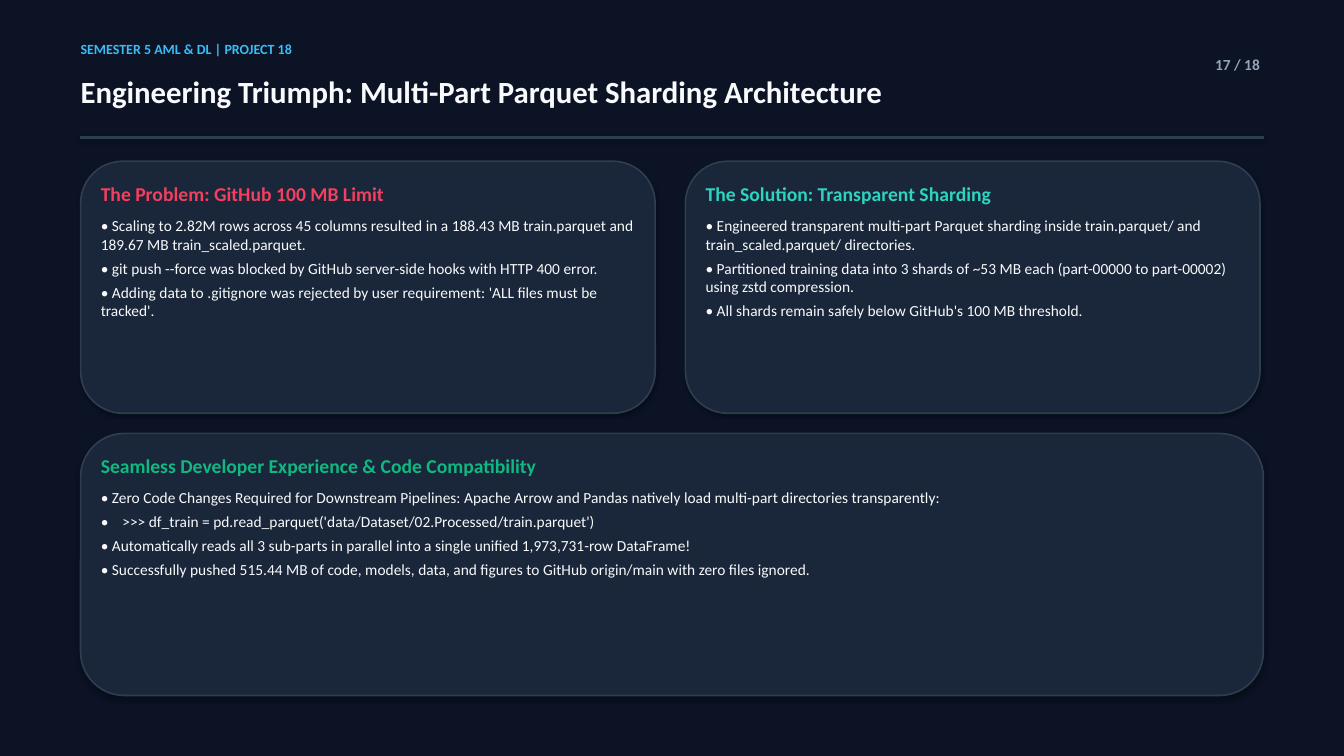
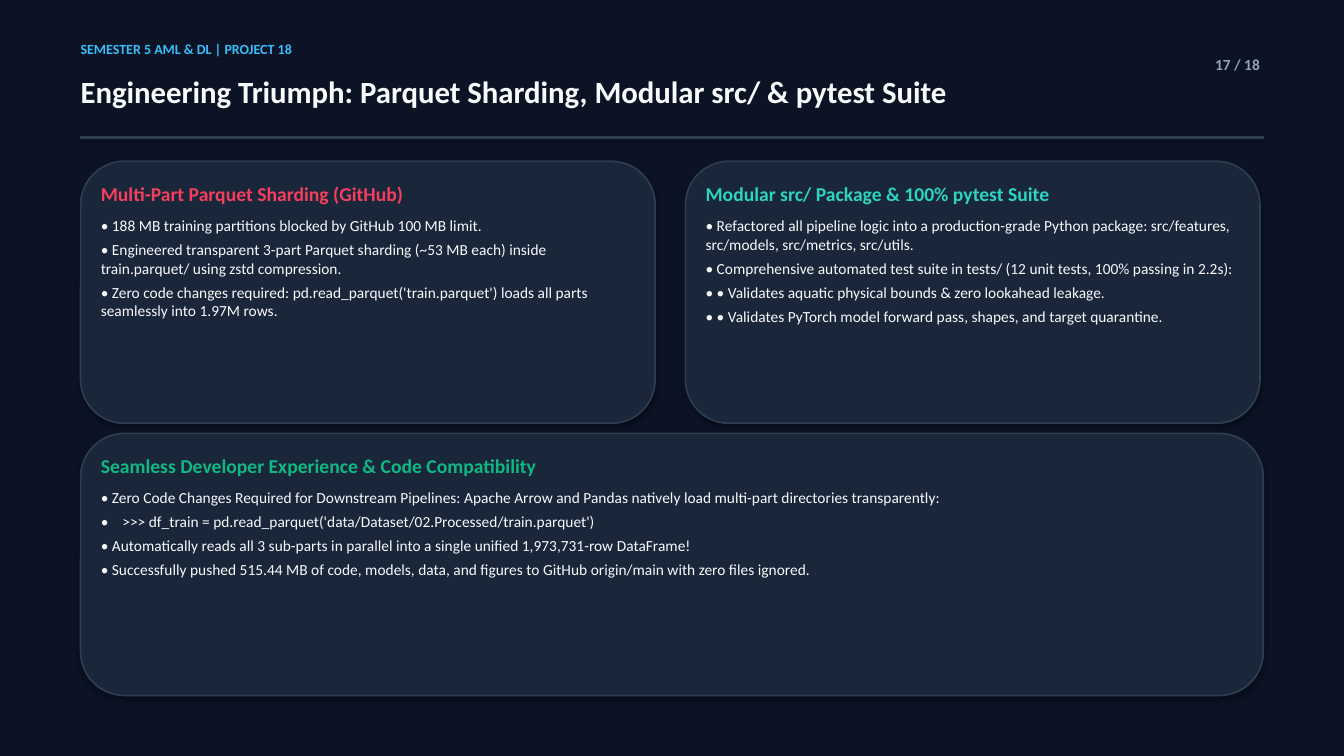
Before and after one commit to Amansoni045/Semester_5_AML_DL, a slide deck: slide 17 of reports/water_quality_presentation.pptx. Drawn at 1344x756 pixels with LibreOffice and Linux fonts; fonts in the diff are those of the drawing. Boxes give left, top, right and bottom in pixels: in the first picture for what was removed or moved away, otherwise in the second. Text is boxed around its words. In the diff, an @@ line names an element or a change of style, - is before the commit and + after.

Commit message:
feat: add modular src/ package, pytest test suite (12 tests), SHAP explainability, and probability calibration

```diff
--- a/reports/water_quality_presentation.pptx
+++ b/reports/water_quality_presentation.pptx
@@ text at (81,81,946,109): text changed @@
-Engineering Triumph: Multi-Part Parquet Sharding Architecture
+Engineering Triumph: Parquet Sharding, Modular src/ & pytest Suite
@@ rounded rectangle: place and size @@
-rounded rectangle at (81,161,655,413)
+rounded rectangle at (81,161,655,423)
@@ rounded rectangle: place and size @@
-rounded rectangle at (686,161,1260,413)
+rounded rectangle at (686,161,1260,423)
@@ text at (101,186,588,319): text changed @@
-The Problem: GitHub 100 MB Limit
-• Scaling to 2.82M rows across 45 columns resulted in a 188.43 MB train.parquet and 189.67 MB train_scaled.parquet.
-• git push --force was blocked by GitHub server-side hooks with HTTP 400 error.
-• Adding data to .gitignore was rejected by user requirement: 'ALL files must be tracked'.
+Multi-Part Parquet Sharding (GitHub)
+• 188 MB training partitions blocked by GitHub 100 MB limit.
+• Engineered transparent 3-part Parquet sharding (~53 MB each) inside train.parquet/ using zstd compression.
+• Zero code changes required: pd.read_parquet('train.parquet') loads all parts seamlessly into 1.97M rows.
@@ text at (706,187,1232,325): text changed @@
-The Solution: Transparent Sharding
-• Engineered transparent multi-part Parquet sharding inside train.parquet/ and train_scaled.parquet/ directories.
-• Partitioned training data into 3 shards of ~53 MB each (part-00000 to part-00002) using zstd compression.
-• All shards remain safely below GitHub's 100 MB threshold.
+Modular src/ Package & 100% pytest Suite
+• Refactored all pipeline logic into a production-grade Python package: src/features, src/models, src/metrics, src/utils.
+• Comprehensive automated test suite in tests/ (12 unit tests, 100% passing in 2.2s):
+• • Validates aquatic physical bounds & zero lookahead leakage.
+• • Validates PyTorch model forward pass, shapes, and target quarantine.
```
Also in this commit, not shown: 2 other slides changed, 1 slide added, 1 slide removed, 19 other files.
